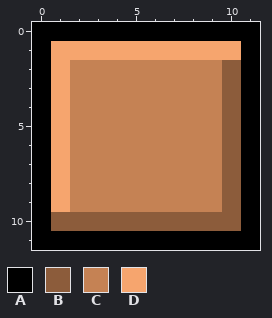
Pixel-art file: assets/sprites/small_btn.aseprite. Above, as it was before the edit.
12x12 pixels, 1 frame.
Palette (. is transparent): A #000000  B #8c5c3b  C #c58254  D #f6a56e
Pixels before, first column x 0:
 0 AAAAAAAAAAAA
 1 ADDDDDDDDDDA
 2 ADCCCCCCCCBA
 3 ADCCCCCCCCBA
 4 ADCCCCCCCCBA
 5 ADCCCCCCCCBA
 6 ADCCCCCCCCBA
 7 ADCCCCCCCCBA
 8 ADCCCCCCCCBA
 9 ADCCCCCCCCBA
10 ABBBBBBBBBBA
11 AAAAAAAAAAAA
And afterwards:
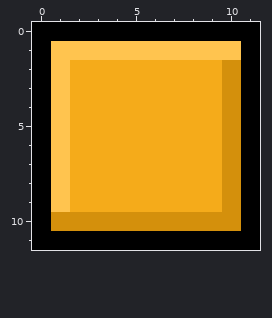
What changed:
{"colour":"B","old":"#8c5c3b","new":"#d4900c"}
{"colour":"C","old":"#c58254","new":"#f5ab1a"}
{"colour":"D","old":"#f6a56e","new":"#ffc44f"}
{"label":"changed","picture_box":[51,41,241,231]}
